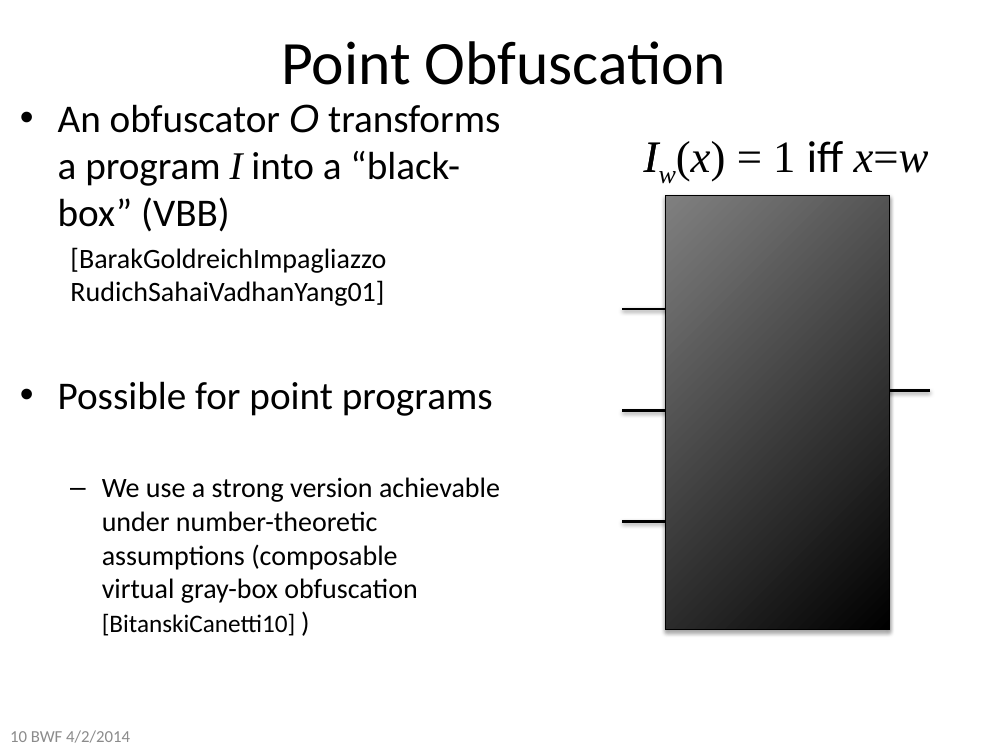
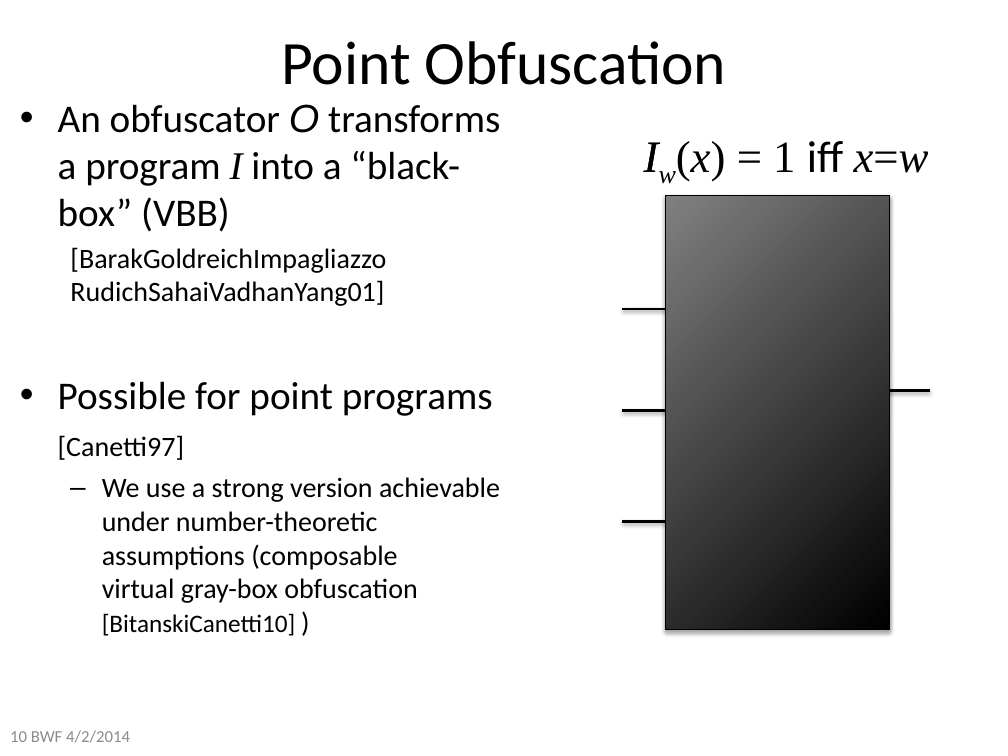
Before and after one commit to xianruimeng/comp-fuzzy-ext, a slide deck: slide 10 of constantRate/KeyDerivationWithNegativeUsable.pptx. Drawn at 1008x756 pixels with LibreOffice and Linux fonts; fonts in the diff are those of the drawing. Boxes give left, top, right and bottom in pixels: in the first picture for what was removed or moved away, otherwise in the second. Text is boxed around its words. In the diff, an @@ line names an element or a change of style, - is before the commit and + after.

```diff
--- a/constantRate/KeyDerivationWithNegativeUsable.pptx
+++ b/constantRate/KeyDerivationWithNegativeUsable.pptx
@@ text at box(58, 381, 493, 460): text changed @@
-• Possible for point programs
+• Possible for point programs
+  [Canetti97]
```
Also in this commit, not shown: 9 other slides changed, 2 slides added.
